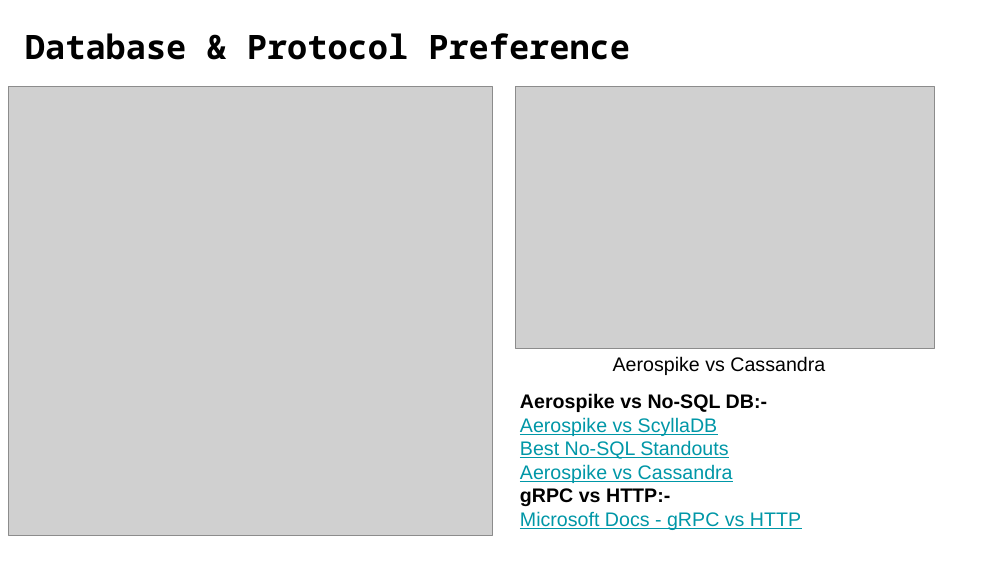
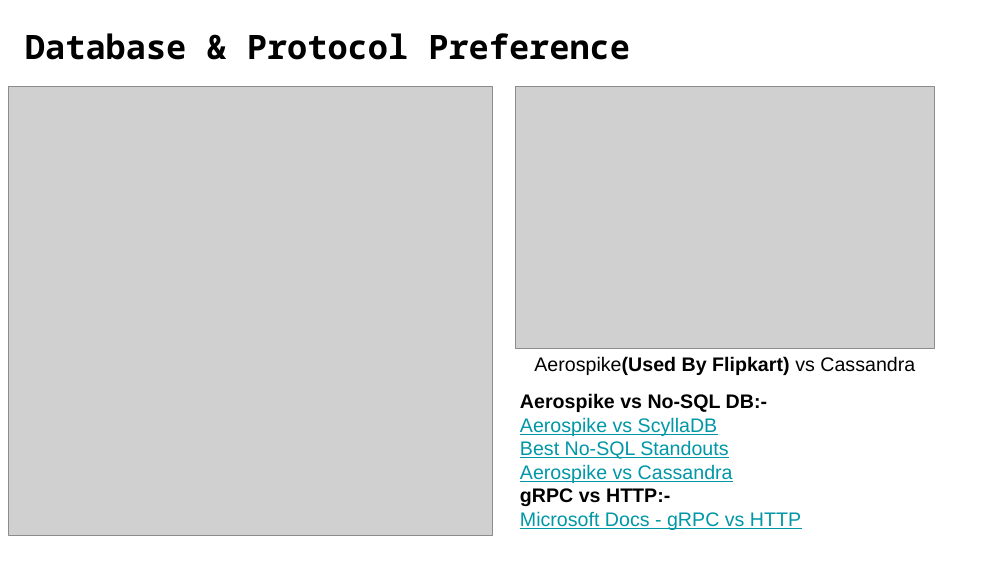
Before and after one commit to Debanitrkl/FlipkartGrid, a slide deck: slide 10 of GRiD_ Fashion Intelligence Systems_The Ignitors_NIT Rourkela.pptx. Drawn at 1008x567 pixels with LibreOffice and Linux fonts; fonts in the diff are those of the drawing; grey boxes stand for pictures; background and template pictures are left out. Boxes give left, top, right and bottom in pixels: in the first picture for what was removed or moved away, otherwise in the second. Text is boxed around its words. In the diff, an @@ line names an element or a change of style, - is before the commit and + after.

```diff
--- a/GRiD_ Fashion Intelligence Systems_The Ignitors_NIT Rourkela.pptx
+++ b/GRiD_ Fashion Intelligence Systems_The Ignitors_NIT Rourkela.pptx
@@ text at box(534, 356, 915, 375): text changed @@
-Aerospike vs Cassandra
+Aerospike(Used By Flipkart) vs Cassandra
```
Also in this commit, not shown: 3 other slides changed.
